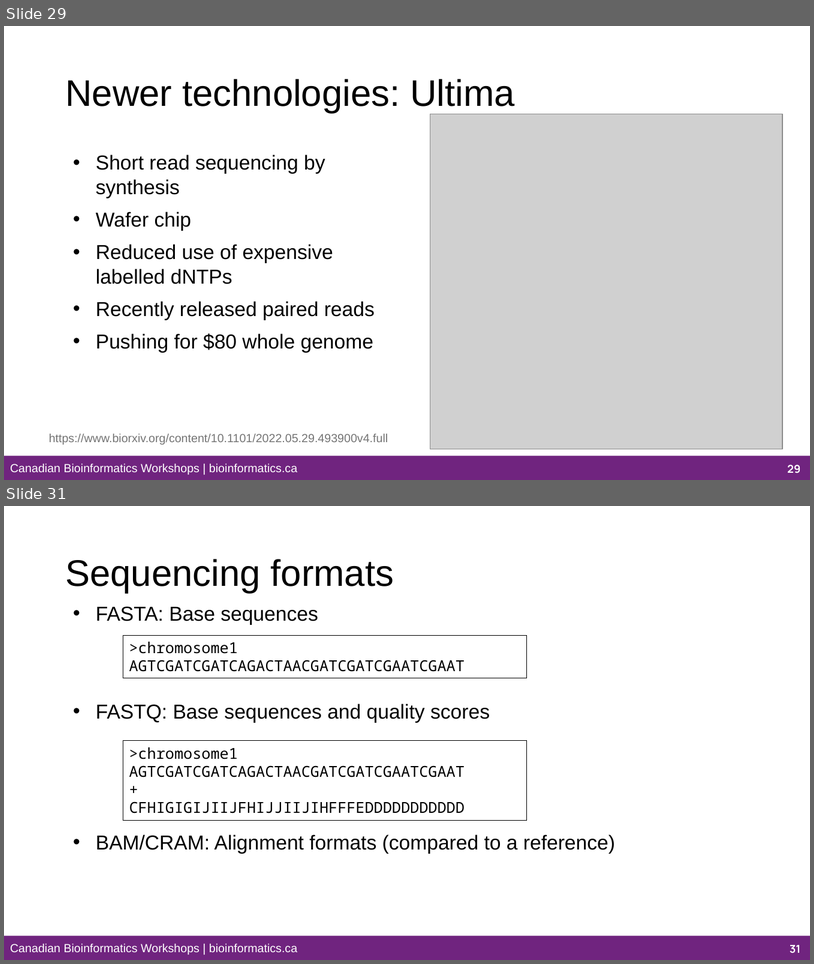
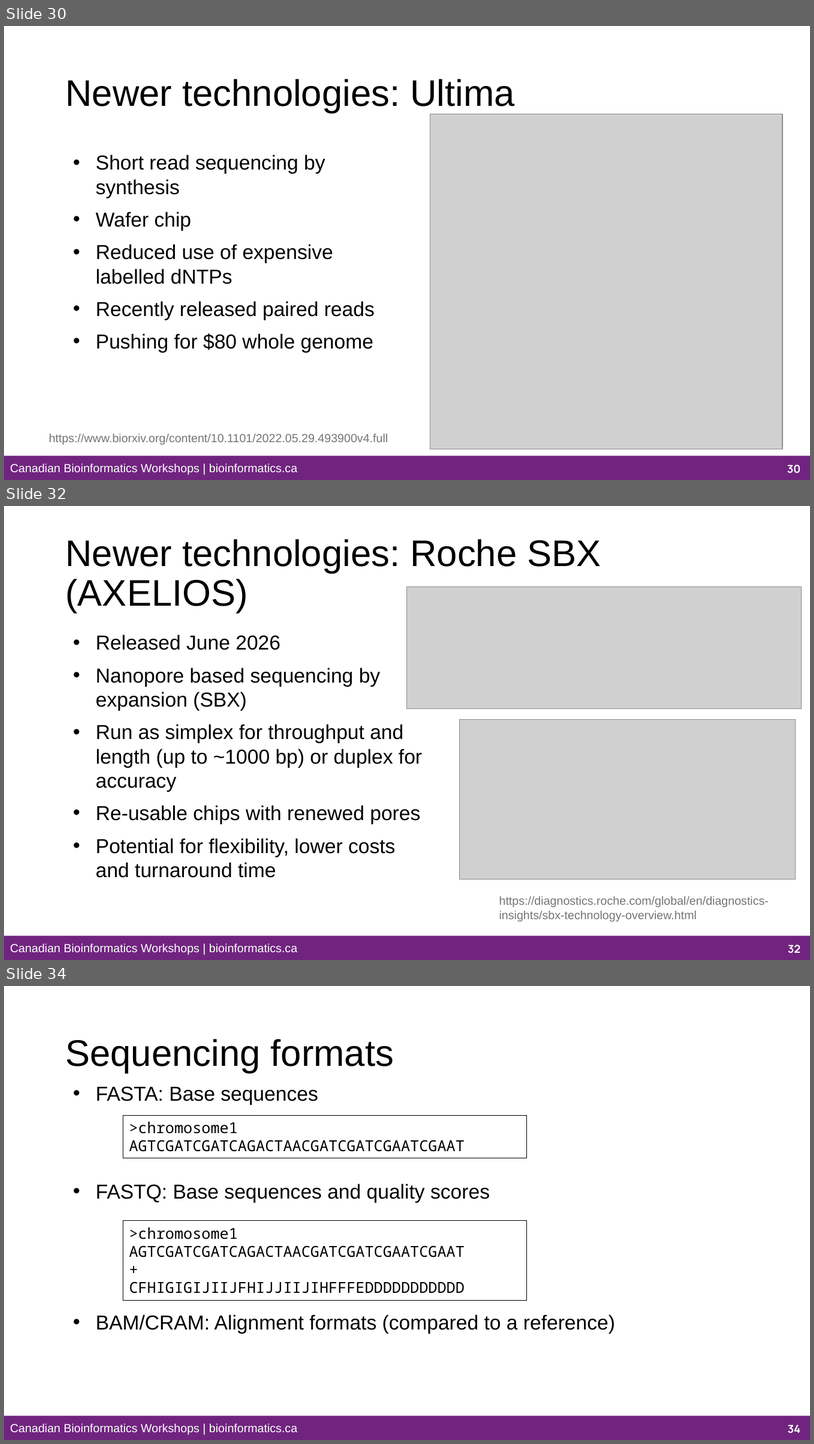
Before and after one commit to bioinformaticsdotca/HTG_Van-2611, a slide deck: content-files/Module_1a_HTG_Van-2611.pptx. Shown one above the other, each under a label of ours: slides 29 and 31 before the commit, slides 30, 32 and 34 after it; the slides between them are not shown. The pictures are 814x964 and 814x1444 pixels, drawn with LibreOffice and Linux fonts; fonts in the diff are those of the drawing; grey boxes stand for pictures; background and template pictures are left out. Boxes give left, top, right and bottom in pixels: in the first picture for what was removed or moved away, otherwise in the second. Text is boxed around its words. In the diff, an @@ line names an element or a change of style, - is before the commit and + after.

```diff
--- a/content-files/Module_1a_HTG_Van-2611.pptx
+++ b/content-files/Module_1a_HTG_Van-2611.pptx
@@ slide 32 added at <box>4,506,810,960</box>, background #FFFFFF; not listed: 2 template elements that a slide beside it also shows @@
@@ title added at <box>65,539,601,613</box>, 44 pt, text #000000 @@
+Newer technologies: Roche SBX (AXELIOS)
@@ picture added at <box>408,586,802,709</box> @@
@@ text added at <box>96,634,422,877</box>, 24 pt, text #000000 @@
+• Released June 2026
+• Nanopore based sequencing by expansion (SBX)
+• Run as simplex for throughput and length (up to ~1000 bp) or duplex for accuracy
+• Re-usable chips with renewed pores
+• Potential for flexibility, lower costs and turnaround time
@@ picture added at <box>460,719,796,879</box> @@
@@ text added at <box>500,896,769,921</box>, 14 pt, text #747474 @@
+https://diagnostics.roche.com/global/en/diagnostics-insights/sbx-technology-overview.html
@@ page number added at <box>788,944,801,953</box>, 13 pt, text #FFFFFF, bold @@
+32
@@ what was slide 29 is now slide 30 @@
@@ page number at <box>788,464,801,473</box>: text changed @@
-29
+30
@@ what was slide 31 is now slide 34 @@
@@ page number at <box>788,1425,801,1433</box>: text changed @@
-31
+34
```
Also in this commit, not shown: 7 slides changed, 2 other slides added, 29 other files.
